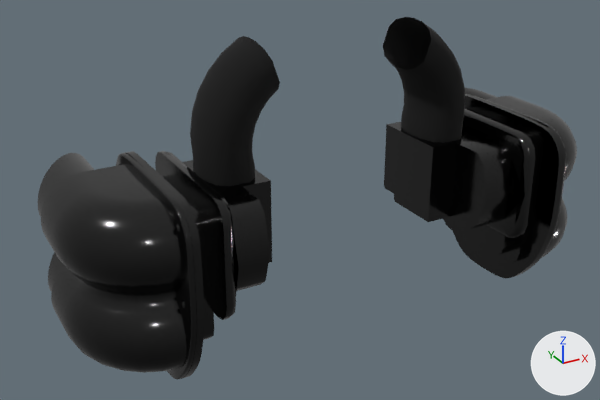
Renders of the glTF model models/Intake_Q5_BLK_GLSS.glb from each side of a commit.
Camera for both pictures: a 50 mm camera at (-0.401, -0.533, 0.457) aimed at (-0.033, 0.137, 0.122). Every picture has the same lights, and +X, +Y and +Z are marked at lower right. The picture after the commit comes second. Vertices at exactly the same position are counted once.

Objects in the first picture: 'Intake_Q5_BLK_GLSS'.
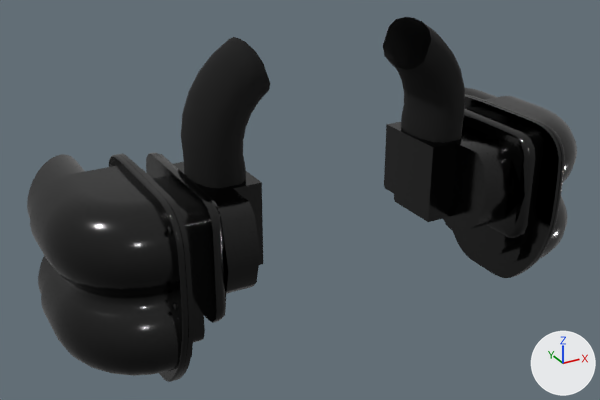
Location of each change, (x1, y1, x2, y2) in pixels of the pictures (600 x 400 px; the box of a moved part takes in the faces that stretch with it):
```json
{"object": "Intake_Q5_BLK_GLSS", "change": "reshaped, moved", "before": [37, 17, 577, 380], "after": [27, 17, 577, 382]}
{"part": 1, "of": "me_cylinder_038", "change": "moved or reshaped", "before": [155, 36, 280, 320], "after": [146, 37, 270, 323]}
{"part": 2, "of": "me_cylinder_038", "change": "moved or reshaped", "before": [176, 224, 180, 233], "after": [167, 226, 171, 235]}
{"part": 3, "of": "me_cylinder_038", "change": "moved or reshaped", "before": [181, 300, 185, 309], "after": [172, 303, 177, 311]}
{"part": 4, "of": "me_cylinder_038", "change": "added", "after": [38, 256, 54, 294]}
{"part": 5, "of": "me_cylinder_038", "change": "added", "after": [27, 154, 85, 217]}
{"part": 6, "of": "me_cylinder_038", "change": "rebuilt", "before": [472, 95, 566, 274], "after": [443, 95, 562, 278]}
{"part": 7, "of": "me_cylinder_038", "change": "rebuilt", "before": [116, 153, 197, 380], "after": [118, 153, 205, 380], "on screen": "7% wider"}
{"part": 8, "of": "me_cylinder_038", "change": "moved or reshaped", "before": [443, 88, 577, 278], "after": [465, 94, 577, 276]}
{"part": 9, "of": "me_cylinder_038", "change": "moved or reshaped", "before": [37, 151, 214, 379], "after": [30, 154, 188, 382]}
```

Edits to the scene script, one JSON object a line:
```json
{"block": "me_cylinder_038", "where": "# used by ob_intake_q5_blk_glss; location = (0.0, 0.0, 0.0)"}
{"op": "remove", "block": "me_cylinder_038", "code": "me_cylinder_038.from_pydata(...)  # 4250 vertices, 8238 faces; spans x -0.282..0.282, y 0.012..0.256, z 0.002..0.293"}
{"op": "add", "block": "me_cylinder_038", "code": "me_cylinder_038.from_pydata(...)  # 4722 vertices, 8980 faces; spans x -0.286..0.286, y 0.012..0.256, z 0.003..0.293"}
{"block": "me_cylinder_038", "change": "me_cylinder_038 part 1: the loose piece of 285 vertices spanning x -0.166..-0.073, y 0.019..0.18, z 0.076..0.293 is moved by (-0.005, 0.0, 0.0)"}
{"block": "me_cylinder_038", "change": "me_cylinder_038 part 2: the loose piece of 74 vertices spanning x -0.202..-0.2, y 0.026..0.033, z 0.17..0.178 is moved by (-0.003, 0.0, 0.0)"}
{"block": "me_cylinder_038", "change": "me_cylinder_038 part 3: the loose piece of 74 vertices spanning x -0.202..-0.2, y 0.026..0.033, z 0.102..0.109 is moved by (-0.003, 0.0, 0.0)"}
{"block": "me_cylinder_038", "change": "me_cylinder_038 part 4: the loose piece of 128 vertices spanning x -0.276..-0.21, y 0.137..0.256, z 0.033..0.1 is copied, and the copy is moved by (-0.005, 0.0, 0.0); it spans x -0.281..-0.214, y 0.137..0.256, z 0.033..0.1"}
{"block": "me_cylinder_038", "change": "me_cylinder_038 part 5: the loose piece of 128 vertices spanning x -0.276..-0.21, y 0.137..0.256, z 0.111..0.178 is copied, and the copy is moved by (-0.005, 0.0, 0.0); it spans x -0.281..-0.214, y 0.137..0.256, z 0.111..0.178"}
{"block": "me_cylinder_038", "change": "me_cylinder_038 part 6: the loose piece of 434 vertices spanning x 0.196..0.2, y 0.012..0.197, z 0.002..0.193 is rebuilt with 340 vertices and now spans x 0.17..0.198, y 0.012..0.197, z 0.003..0.193"}
{"block": "me_cylinder_038", "change": "me_cylinder_038 part 7: the loose piece of 434 vertices spanning x -0.2..-0.196, y 0.012..0.197, z 0.002..0.193 is rebuilt with 340 vertices and now spans x -0.198..-0.17, y 0.012..0.197, z 0.003..0.193"}
{"block": "me_cylinder_038", "change": "me_cylinder_038 part 8: 1034 vertices removed from x 0.166..0.282, y 0.012..0.256, z 0.002..0.193; 1108 vertices added at x 0.198..0.286, y 0.012..0.197, z 0.003..0.193"}
{"block": "me_cylinder_038", "change": "me_cylinder_038 part 9: 1034 vertices removed from x -0.282..-0.166, y 0.012..0.256, z 0.002..0.193; 1108 vertices added at x -0.286..-0.198, y 0.012..0.197, z 0.003..0.193"}
{"block": "me_cylinder_038", "change": "other edits to the shape of me_cylinder_038 do not show in these pictures"}
{"op": "set", "path": "ob_intake_q5_blk_glss.location", "old": "(0.0, 0.0, 0.0)", "new": "(-0.0046, 0.0, 0.0)"}
```
